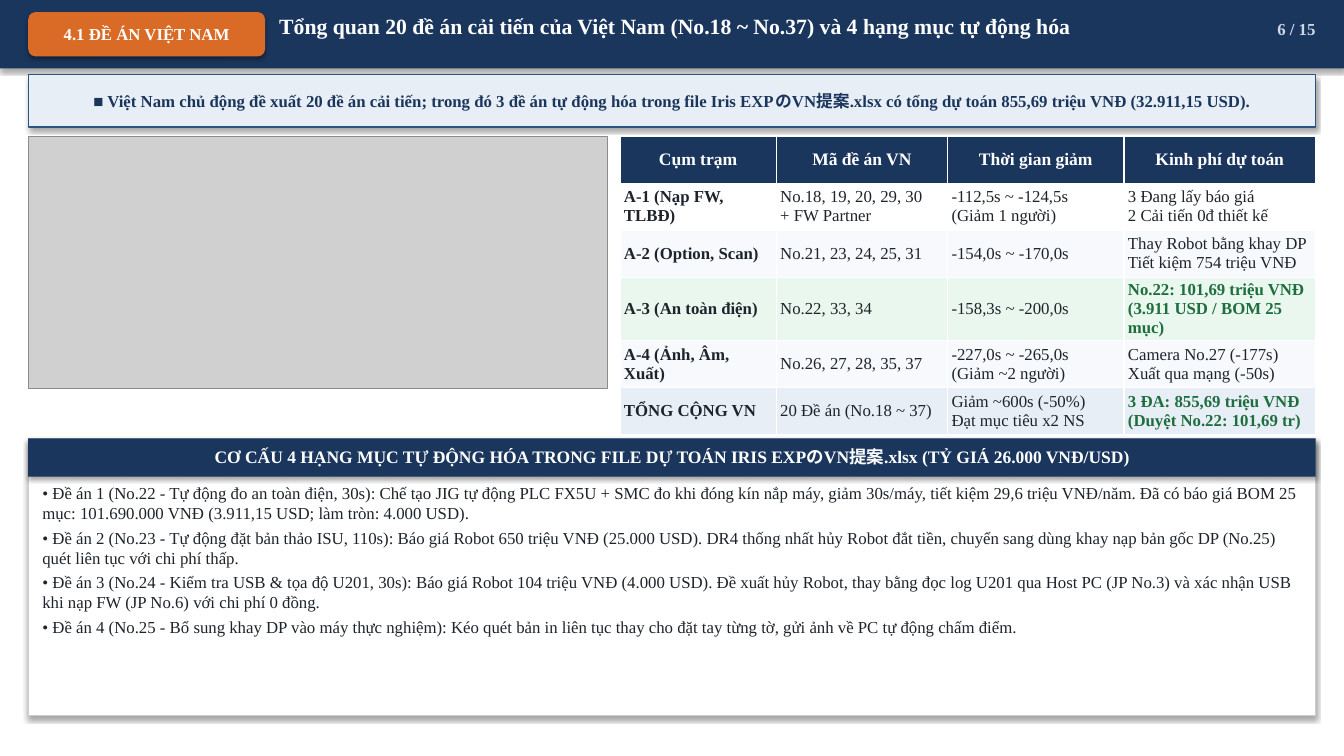
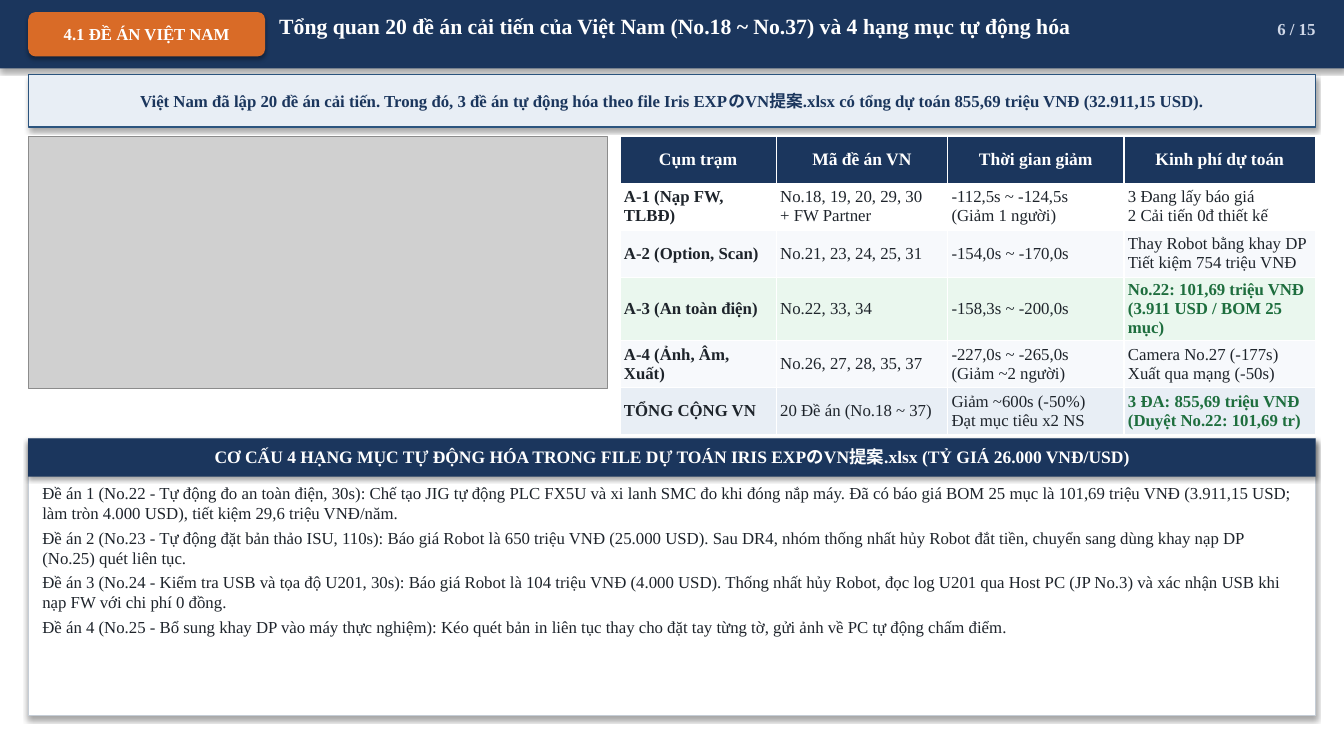
Before and after one commit to Nakazasen/bao_cao_dc_EXPIris, a slide deck: slide 6 of Bao_Cao_Dieu_Chinh_IrisEXP_VN.pptx. Drawn at 1344x756 pixels with LibreOffice and Linux fonts; fonts in the diff are those of the drawing; grey boxes stand for pictures. Boxes give left, top, right and bottom in pixels: in the first picture for what was removed or moved away, otherwise in the second. Text is boxed around its words. In the diff, an @@ line names an element or a change of style, - is before the commit and + after.

```diff
--- a/Bao_Cao_Dieu_Chinh_IrisEXP_VN.pptx
+++ b/Bao_Cao_Dieu_Chinh_IrisEXP_VN.pptx
@@ text in rectangle at [140, 94, 1203, 111]: text changed @@
-■ Việt Nam chủ động đề xuất 20 đề án cải tiến; trong đó 3 đề án tự động hóa trong file Iris EXPのVN提案.xlsx có tổng dự toán 855,69 triệu VNĐ (32.911,15 USD).
+Việt Nam đã lập 20 đề án cải tiến. Trong đó, 3 đề án tự động hóa theo file Iris EXPのVN提案.xlsx có tổng dự toán 855,69 triệu VNĐ (32.911,15 USD).
@@ text at [42, 487, 1290, 637]: text changed @@
-• Đề án 1 (No.22 - Tự động đo an toàn điện, 30s): Chế tạo JIG tự động PLC FX5U + SMC đo khi đóng kín nắp máy, giảm 30s/máy, tiết kiệm 29,6 triệu VNĐ/năm. Đã có báo giá BOM 25 mục: 101.690.000 VNĐ (3.911,15 USD; làm tròn: 4.000 USD).
-• Đề án 2 (No.23 - Tự động đặt bản thảo ISU, 110s): Báo giá Robot 650 triệu VNĐ (25.000 USD). DR4 thống nhất hủy Robot đắt tiền, chuyển sang dùng khay nạp bản gốc DP (No.25) quét liên tục với chi phí thấp.
-• Đề án 3 (No.24 - Kiểm tra USB & tọa độ U201, 30s): Báo giá Robot 104 triệu VNĐ (4.000 USD). Đề xuất hủy Robot, thay bằng đọc log U201 qua Host PC (JP No.3) và xác nhận USB khi nạp FW (JP No.6) với chi phí 0 đồng.
-• Đề án 4 (No.25 - Bổ sung khay DP vào máy thực nghiệm): Kéo quét bản in liên tục thay cho đặt tay từng tờ, gửi ảnh về PC tự động chấm điểm.
+Đề án 1 (No.22 - Tự động đo an toàn điện, 30s): Chế tạo JIG tự động PLC FX5U và xi lanh SMC đo khi đóng nắp máy. Đã có báo giá BOM 25 mục là 101,69 triệu VNĐ (3.911,15 USD; làm tròn 4.000 USD), tiết kiệm 29,6 triệu VNĐ/năm.
+Đề án 2 (No.23 - Tự động đặt bản thảo ISU, 110s): Báo giá Robot là 650 triệu VNĐ (25.000 USD). Sau DR4, nhóm thống nhất hủy Robot đắt tiền, chuyển sang dùng khay nạp DP (No.25) quét liên tục.
+Đề án 3 (No.24 - Kiểm tra USB và tọa độ U201, 30s): Báo giá Robot là 104 triệu VNĐ (4.000 USD). Thống nhất hủy Robot, đọc log U201 qua Host PC (JP No.3) và xác nhận USB khi nạp FW với chi phí 0 đồng.
+Đề án 4 (No.25 - Bổ sung khay DP vào máy thực nghiệm): Kéo quét bản in liên tục thay cho đặt tay từng tờ, gửi ảnh về PC tự động chấm điểm.
```
Also in this commit, not shown: 14 other slides changed, 1 other file.
